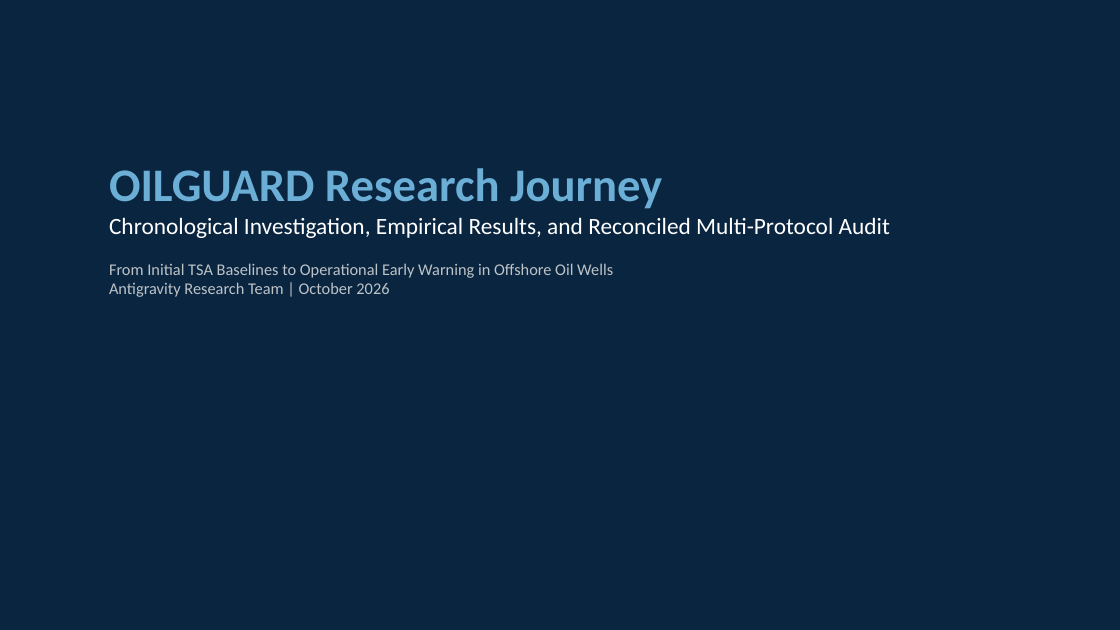
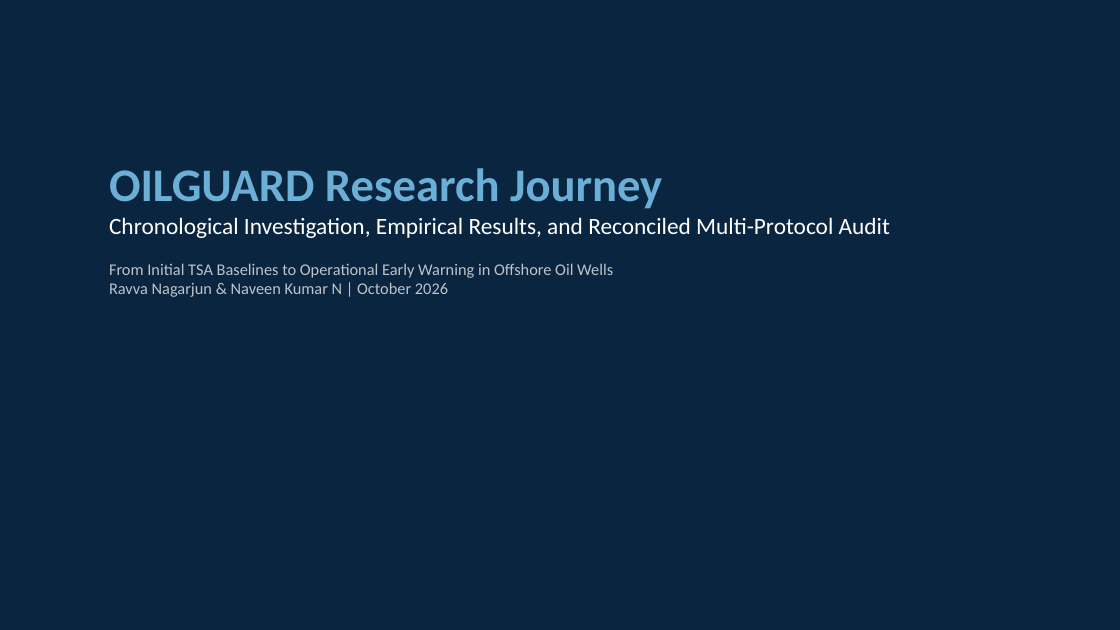
Before and after one commit to Ravva-78/tsa-oilguard, a slide deck: slide 1 of report/OILGUARD_Presentation.pptx. Drawn at 1120x630 pixels with LibreOffice and Linux fonts; fonts in the diff are those of the drawing. Boxes give left, top, right and bottom in pixels: in the first picture for what was removed or moved away, otherwise in the second. Text is boxed around its words. In the diff, an @@ line names an element or a change of style, - is before the commit and + after.

```diff
--- a/report/OILGUARD_Presentation.pptx
+++ b/report/OILGUARD_Presentation.pptx
@@ text at <box>109,263,613,297</box>: text changed @@
-From Initial TSA Baselines to Operational Early Warning in Offshore Oil Wells
-Antigravity Research Team | October 2026
+From Initial TSA Baselines to Operational Early Warning in Offshore Oil Wells
+Ravva Nagarjun & Naveen Kumar N | October 2026
```
Also in this commit, not shown: 15 other files.
